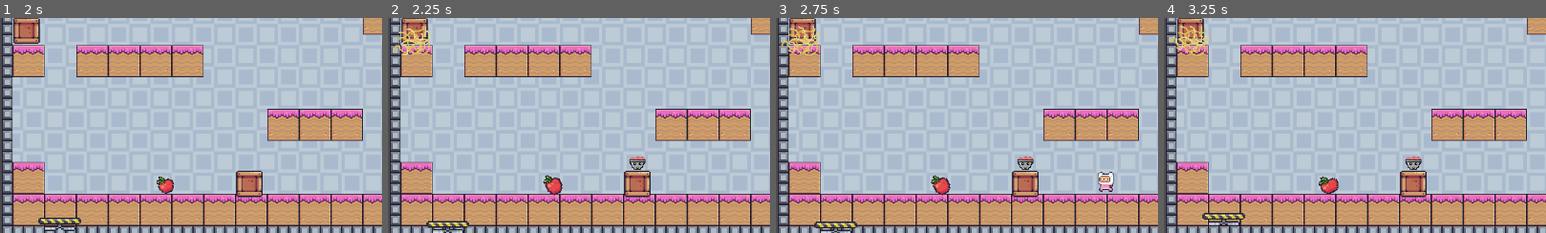
Above: before the commit, frames 1-4 (left to right).
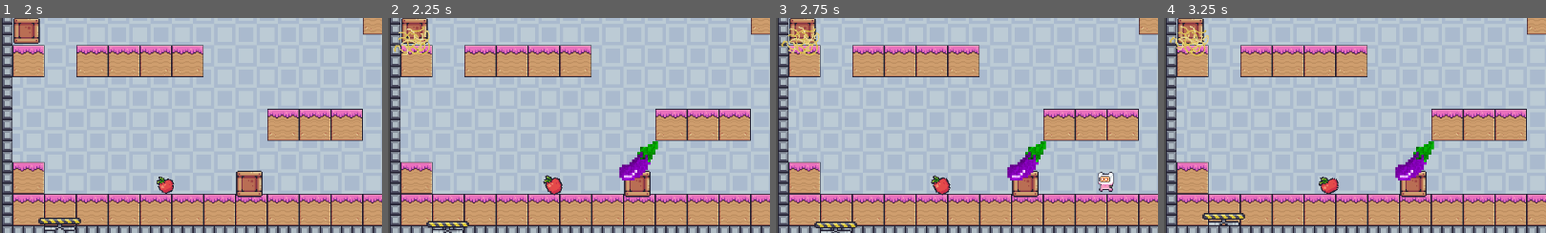
Above: after the commit, the same moments.

Repository: queer-frogs/undercooked
Game: Godot game, scene res://node.tscn
Same seed, same stepped clock (60 frames per second), same inputs: the game is played once before the commit and once after it.
Inputs:
- Up to frame 1 (2 s): hold Right (move_right_1) from 0.53 s (still down); tap Alt (dash_1) at 0.6 s; tap Shift (jump_1) at 0.77, 1.52 s; tap Q (dash_2) at 1.35 s
- Up to frame 2 (2.25 s): release Right (move_right_1) at 2.03 s; hold Left (move_left_1) from 2.03 s (still down); tap E (interact) at 2.1 s
- Up to frame 3 (2.75 s): keep holding Left (move_left_1)
- Up to frame 4 (3.25 s): release Left (move_left_1) at 2.78 s; hold Right (move_right_1) from 2.78 s (still down); tap Alt (dash_1) at 2.85 s; tap Shift (jump_1) at 3.02 s
The pictures show only the part of the screen within x 0-50%, y 50-100%; the shares and areas given below are measured in that part.

Frame 1 is identical in both runs. In frame 2, 0.9% of the frame differs, in the area x 60-71%, y 57-76%; in frame 3, 0.9%; in frame 4, 0.9%.

Commit message:
wouhououuuuuuuu window.ini

Diff:
--- a/Ingredient.gd
+++ b/Ingredient.gd
@@ -31,6 +31,9 @@
 	elif itemType == "Carrot":
 		$Sprite.play("carrot")
 		chopResult = "choppedCarrot"
+	elif itemType == "choppedCarrot":
+		$Sprite.play("choppedCarrot")
+		chopResult = "choppedCarrot"
 	else:
 		printerr("Error : the type provided is not supported.")
 
--- a/ingredient.tscn
+++ b/ingredient.tscn
@@ -177,9 +177,9 @@
 atlas = ExtResource("4_0i72n")
 region = Rect2(0, 0, 32, 32)
 
-[sub_resource type="AtlasTexture" id="AtlasTexture_nq8vv"]
+[sub_resource type="AtlasTexture" id="AtlasTexture_4rv0v"]
 atlas = ExtResource("6_ilhjv")
-region = Rect2(0, 0, 16, 16)
+region = Rect2(0, 0, 64, 64)
 
 [sub_resource type="AtlasTexture" id="AtlasTexture_7jmvt"]
 atlas = ExtResource("5_ekno7")
@@ -357,7 +357,7 @@
 }, {
 "frames": [{
 "duration": 1.0,
-"texture": SubResource("AtlasTexture_nq8vv")
+"texture": SubResource("AtlasTexture_4rv0v")
 }],
 "loop": true,
 "name": &"eggplant",
@@ -403,7 +403,7 @@
 texture_filter = 1
 scale = Vector2(0.975, 0.975)
 sprite_frames = SubResource("SpriteFrames_p6m21")
-animation = &"choppedTomato"
+animation = &"eggplant"
 
 [node name="PickArea" type="Area2D" parent="."]
 collision_layer = 2
